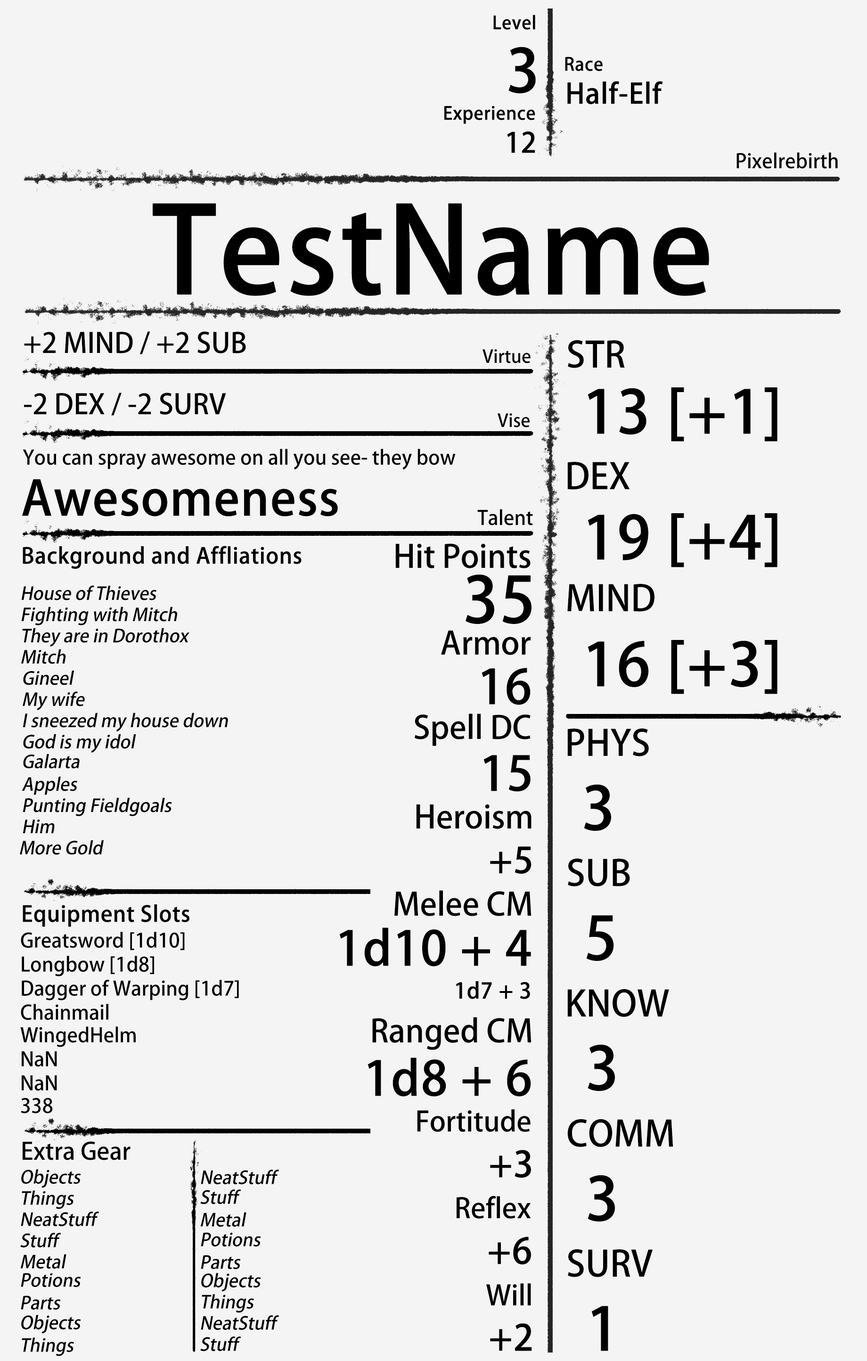
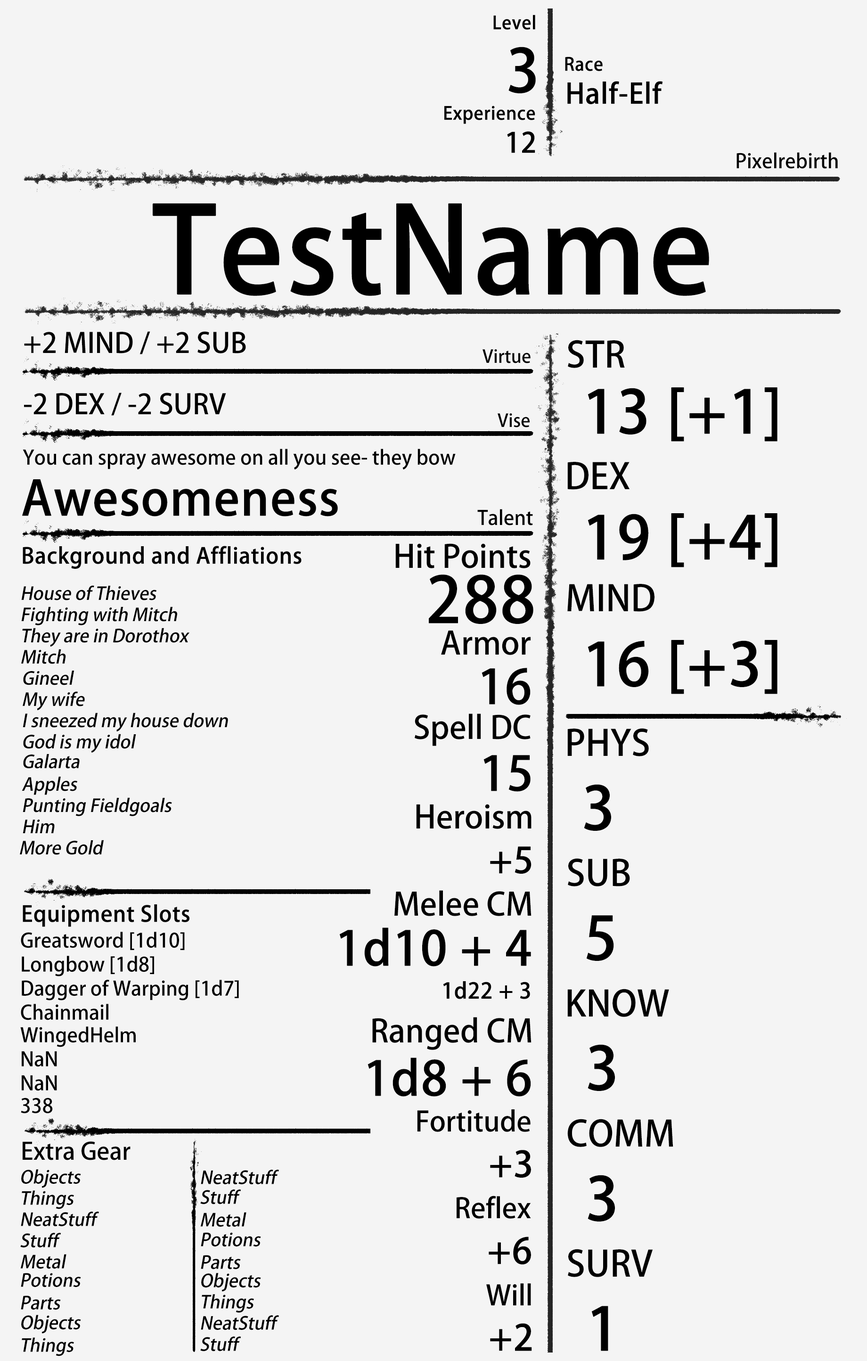
Before/after of a w=867, h=1361 layered artwork. What changed in the layer stack:
painted on "SideArmCm" over [442, 980, 492, 999]
painted on "HP" over [428, 574, 534, 624]
